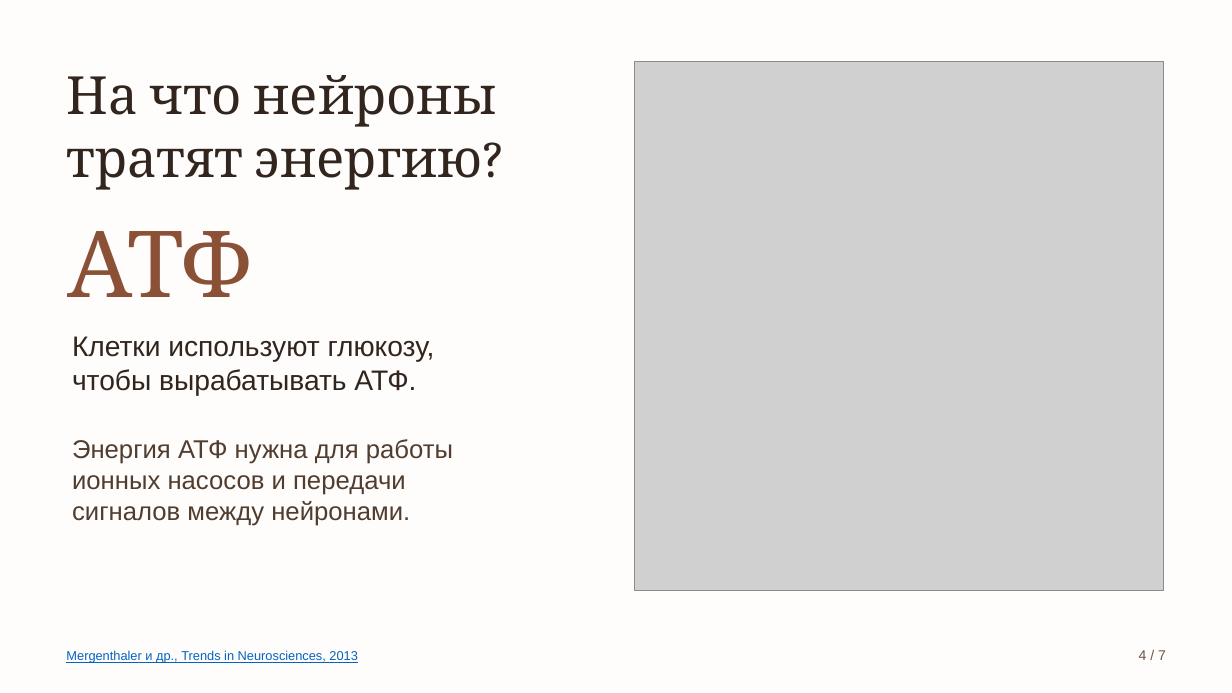
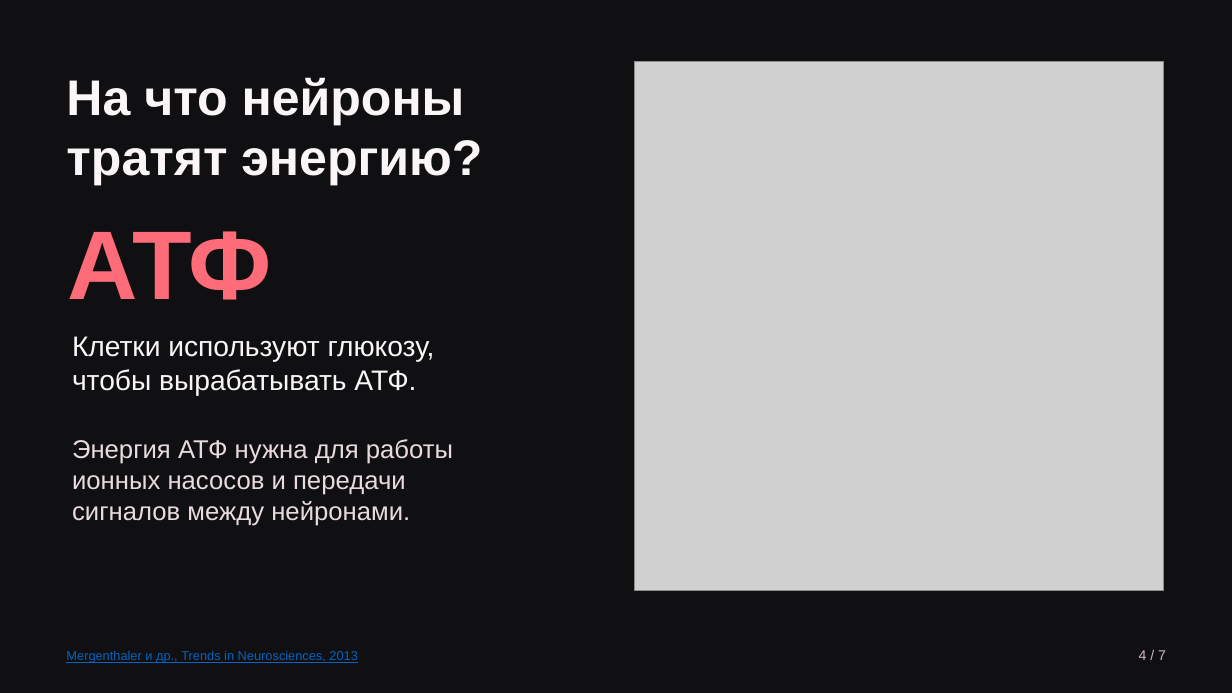
Before and after one commit to vetementaI/presentations, a slide deck: slide 4 of Углеводы и мозг.pptx. Drawn at 1232x693 pixels with LibreOffice and Linux fonts; fonts in the diff are those of the drawing; grey boxes stand for pictures. Boxes give left, top, right and bottom in pixels: in the first picture for what was removed or moved away, otherwise in the second. Text is boxed around its words. In the diff, an @@ line names an element or a change of style, - is before the commit and + after.

```diff
--- a/Углеводы и мозг.pptx
+++ b/Углеводы и мозг.pptx
@@ background #FEFDFB to #100F11 @@
@@ text "На что нейроны" at bbox=[66, 77, 482, 185]: size 41 to 39 pt, font Cambria to Arial, text colour #31251E to #FAF6F7, bold on @@
@@ text "АТФ" at bbox=[67, 231, 272, 300]: size 72 to 76 pt, font Cambria to Arial, text colour #8B5136 to #FF6C79, bold on @@
@@ text "Клетки используют глюкозу," at bbox=[72, 336, 435, 396]: text colour #31251E to #FAF6F7 @@
@@ text "Энергия АТФ нужна для работы" at bbox=[72, 439, 453, 526]: text colour #513D30 to #E8DBDF @@
@@ text "4 / 7" at bbox=[1139, 650, 1166, 660]: text colour #6E5647 to #CDBBC1 @@
```
Also in this commit, not shown: 6 other slides changed, 2 other files.
